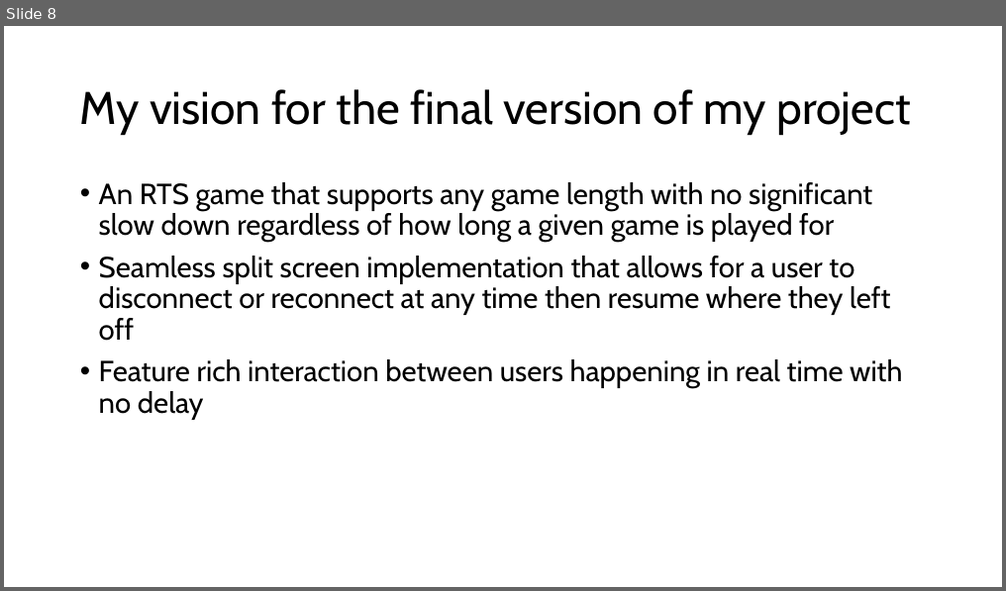
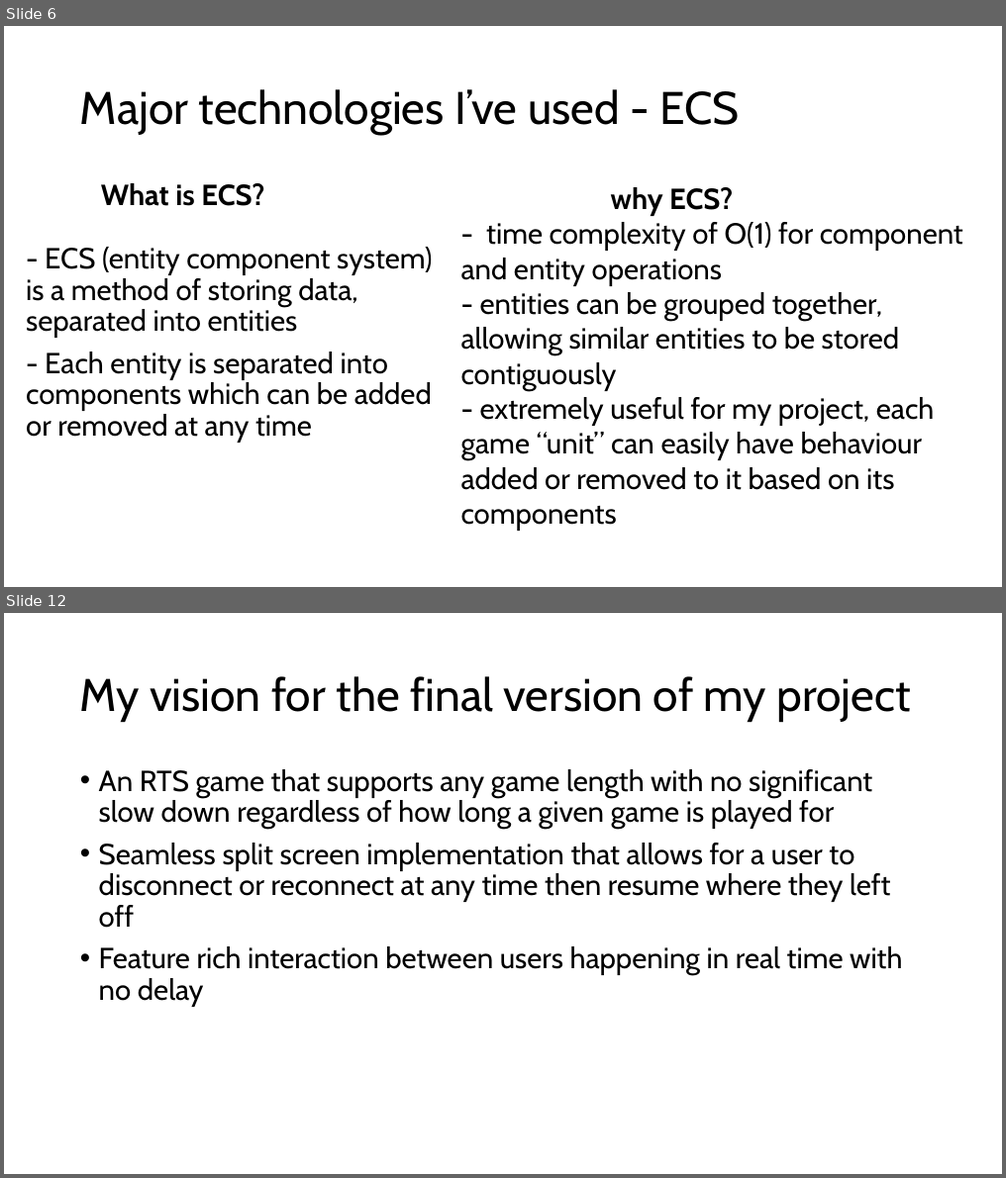
Before and after one commit to Henry-Frodsham/RTS-LCM-Game, a slide deck: documents/Henry Frodsham FYP.pptx. Shown one above the other, each under a label of ours: slide 8 before the commit, slides 6 and 12 after it; the slides between them are not shown. The pictures are 1006x591 and 1006x1178 pixels, drawn with LibreOffice and Linux fonts; fonts in the diff are those of the drawing. Boxes give left, top, right and bottom in pixels: in the first picture for what was removed or moved away, otherwise in the second. Text is boxed around its words. In the diff, an @@ line names an element or a change of style, - is before the commit and + after.

Commit message:
presentation update, demo implementation with seperate game instances and LCM, updated demo cube to use automatic aspect ratio to prevent scaling issues, updated device handling to configure new devices that are plugged in

```diff
--- a/documents/Henry Frodsham FYP.pptx
+++ b/documents/Henry Frodsham FYP.pptx
@@ slide 6 added at (x1=4, y1=26, x2=1002, y2=587), background #FFFFFF @@
@@ title added at (x1=80, y1=89, x2=740, y2=135), 44 pt, text #000000 @@
+Major technologies I’ve used - ECS
@@ text added at (x1=26, y1=183, x2=433, y2=443), 28 pt, text #000000 @@
+What is ECS?
+- ECS (entity component system) is a method of storing data, separated into entities
+- Each entity is separated into components which can be added or removed at any time
@@ text added at (x1=461, y1=187, x2=963, y2=531), 28 pt, text #000000 @@
+why ECS?
+- time complexity of O(1) for component and entity operations
+- entities can be grouped together, allowing similar entities to be stored contiguously
+- extremely useful for my project, each game “unit” can easily have behaviour added or removed to it based on its components
@@ what was slide 8 is now slide 12 @@
```
Also in this commit, not shown: 3 slides changed, 7 other slides added, 4 slides removed, 12 other files.
